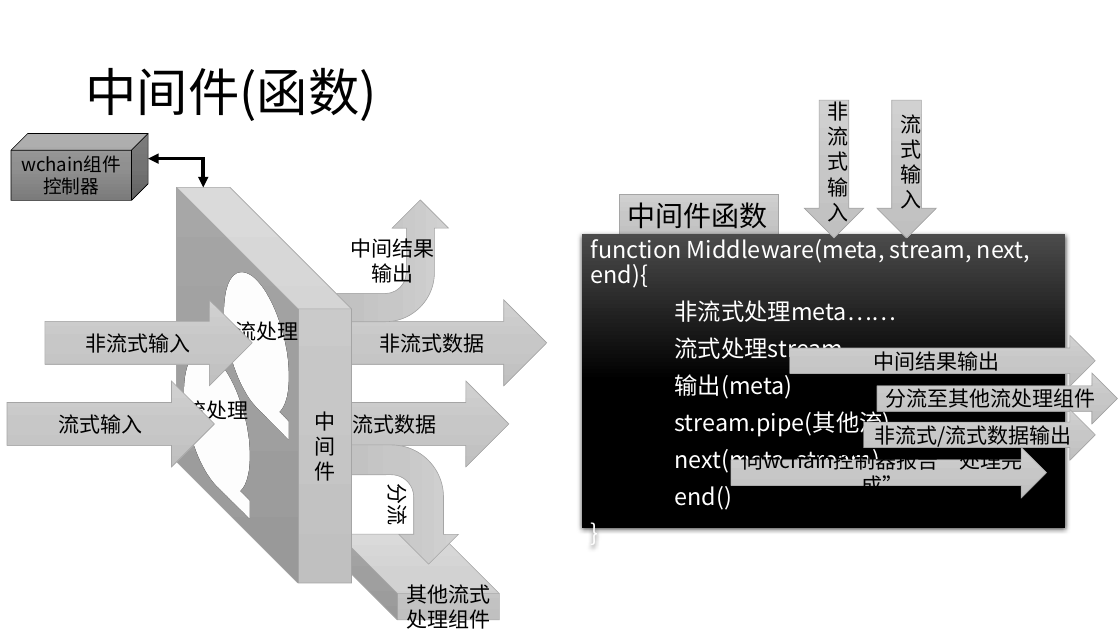
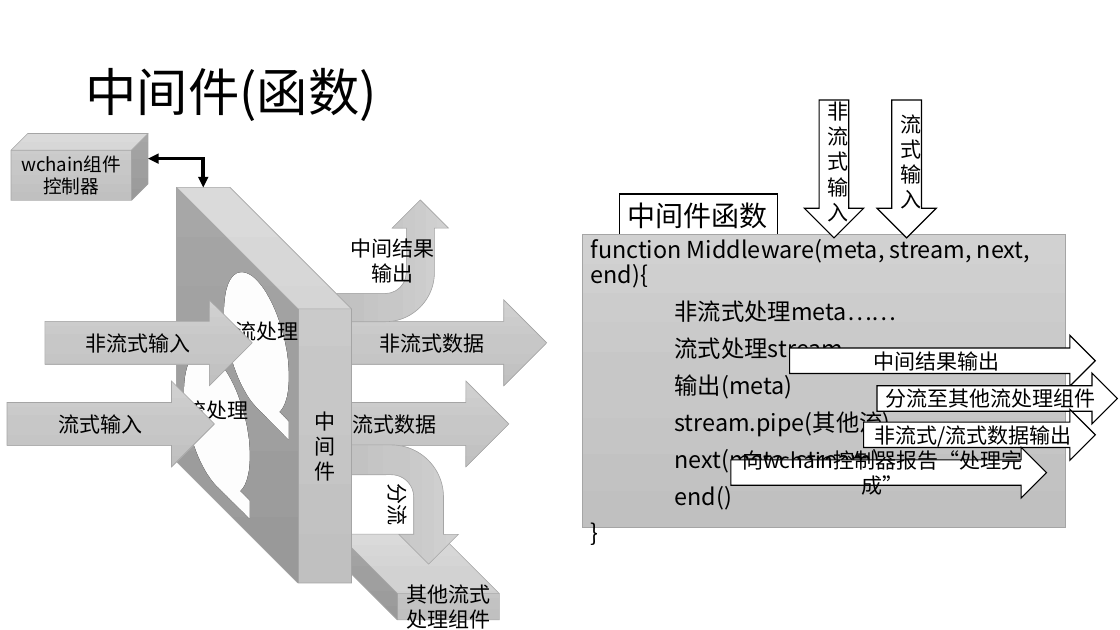
Before and after one commit to WuXiSTC/ArchievesCenter, a slide deck: slide 7 of wchain设计图.pptx. Drawn at 1120x630 pixels with LibreOffice and Linux fonts; fonts in the diff are those of the drawing. Boxes give left, top, right and bottom in pixels: in the first picture for what was removed or moved away, otherwise in the second. Text is boxed around its words. In the diff, an @@ line names an element or a change of style, - is before the commit and + after.

```diff
--- a/wchain设计图.pptx
+++ b/wchain设计图.pptx
@@ cube "wchain组件控制器" at [11, 134, 148, 201]: fill gradient #9D9D9D to #909090 to #7C7C7C to gradient #D2D2D2 to #C8C8C8 to #C0C0C0; outline #000000 0.5 pt to #A5A5A5 0.5 pt @@
@@ text "function Middleware(meta, stream, next, end){" at [582, 234, 1066, 528]: text colour #FFFFFF to #000000; fill gradient #4B4B4B to #000000 to gradient #D2D2D2 to #C8C8C8 to #C0C0C0; outline none to #A5A5A5 0.5 pt; shadow off @@
@@ fill gradient #D2D2D2 to #C8C8C8 to #C0C0C0 to #FFFFFF; outline #A5A5A5 0.5 pt to #000000 1 pt in 7 elements at [620, 194, 778, 236], [805, 100, 865, 238], [877, 100, 937, 238], [790, 335, 1096, 386], [877, 373, 1117, 423], [864, 409, 1096, 460], [731, 447, 1047, 497] @@
```
Also in this commit, not shown: 5 other slides changed, 1 other file.
